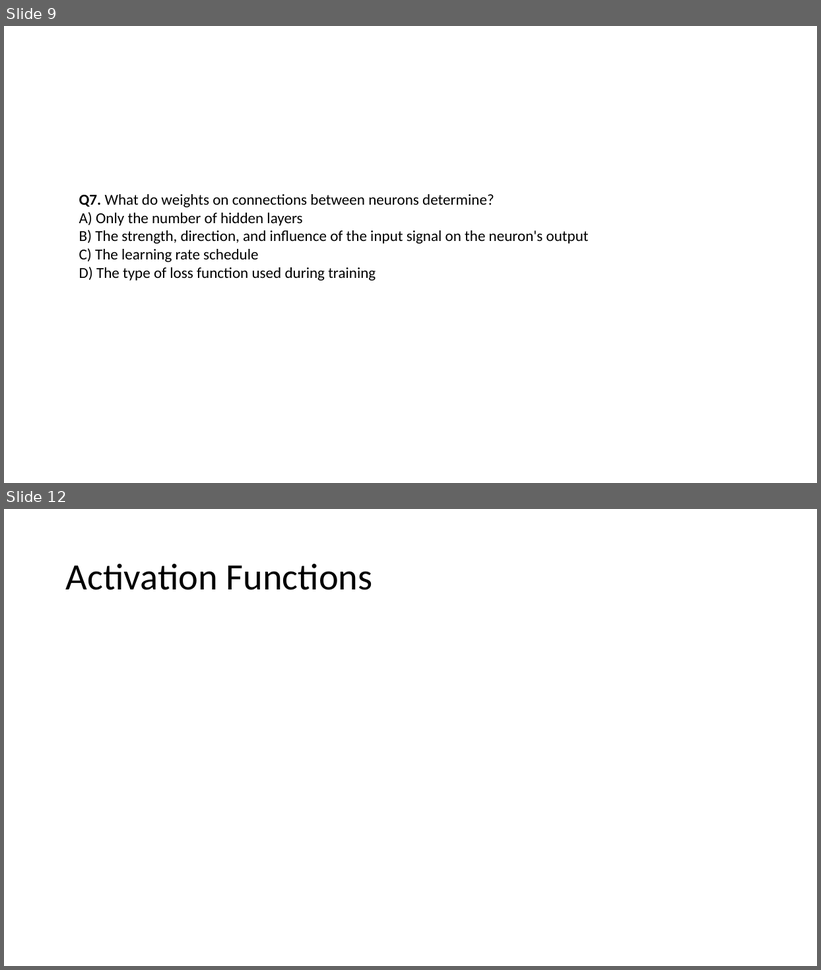
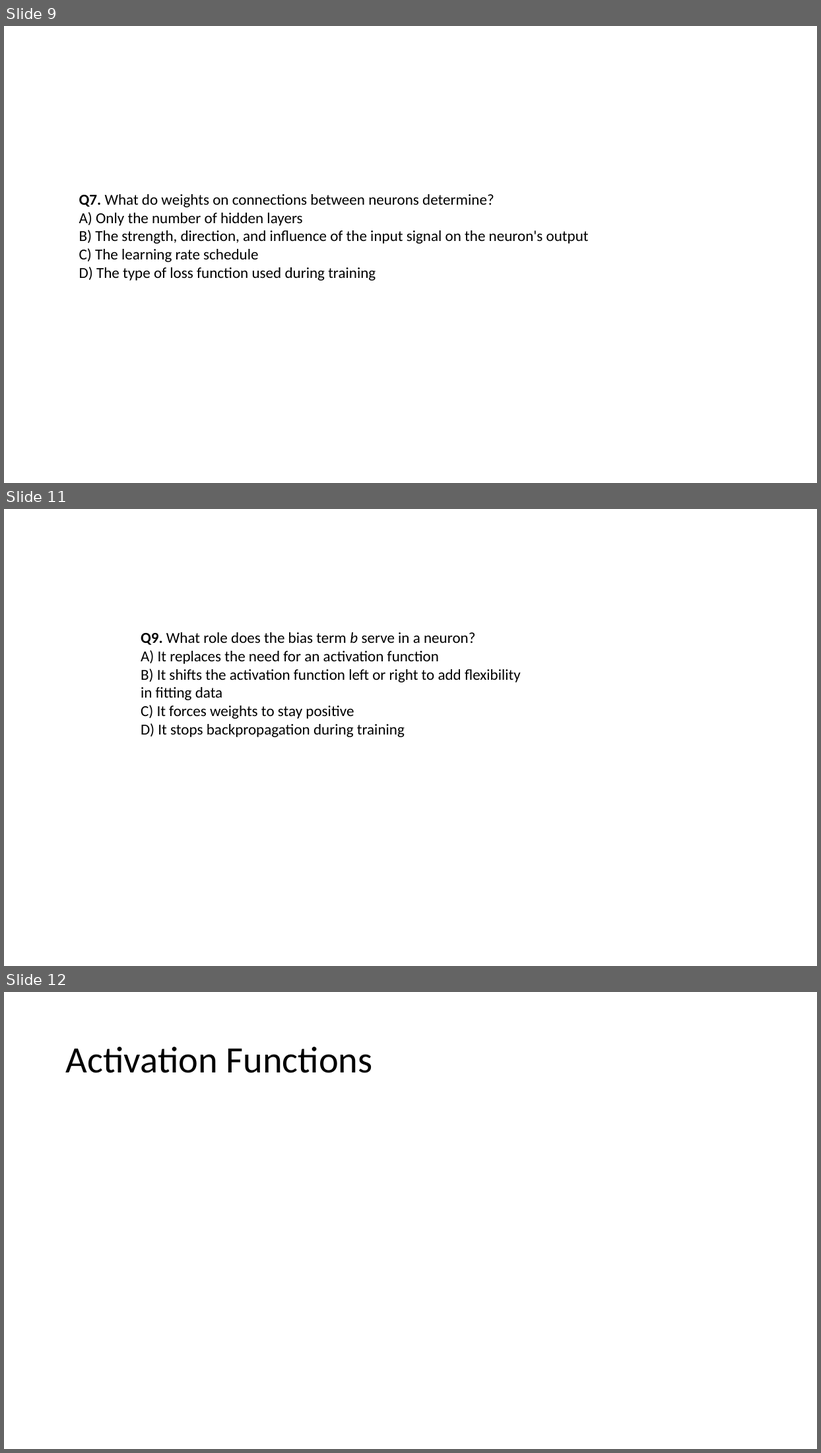
Before and after one commit to Abs6187/O10_cdac_DL_23_nov_2026, a slide deck: Day1/support/MCQS.pptx. Shown one above the other, each under a label of ours: slides 9 and 12 before the commit, slides 9, 11 and 12 after it; the slides between them are not shown. The pictures are 821x970 and 821x1453 pixels, drawn with LibreOffice and Linux fonts; fonts in the diff are those of the drawing. Boxes give left, top, right and bottom in pixels: in the first picture for what was removed or moved away, otherwise in the second. Text is boxed around its words. In the diff, an @@ line names an element or a change of style, - is before the commit and + after.

```diff
--- a/Day1/support/MCQS.pptx
+++ b/Day1/support/MCQS.pptx
@@ slide 11 added at [4, 509, 817, 966], background #FFFFFF @@
@@ text added at [141, 632, 521, 737], 18 pt, text #000000 @@
+Q9. What role does the bias term b serve in a neuron?
+A) It replaces the need for an activation function
+B) It shifts the activation function left or right to add flexibility in fitting data
+C) It forces weights to stay positive
+D) It stops backpropagation during training
```
Also in this commit, not shown: 3 other slides added, 4 slides removed, 9 other files.
